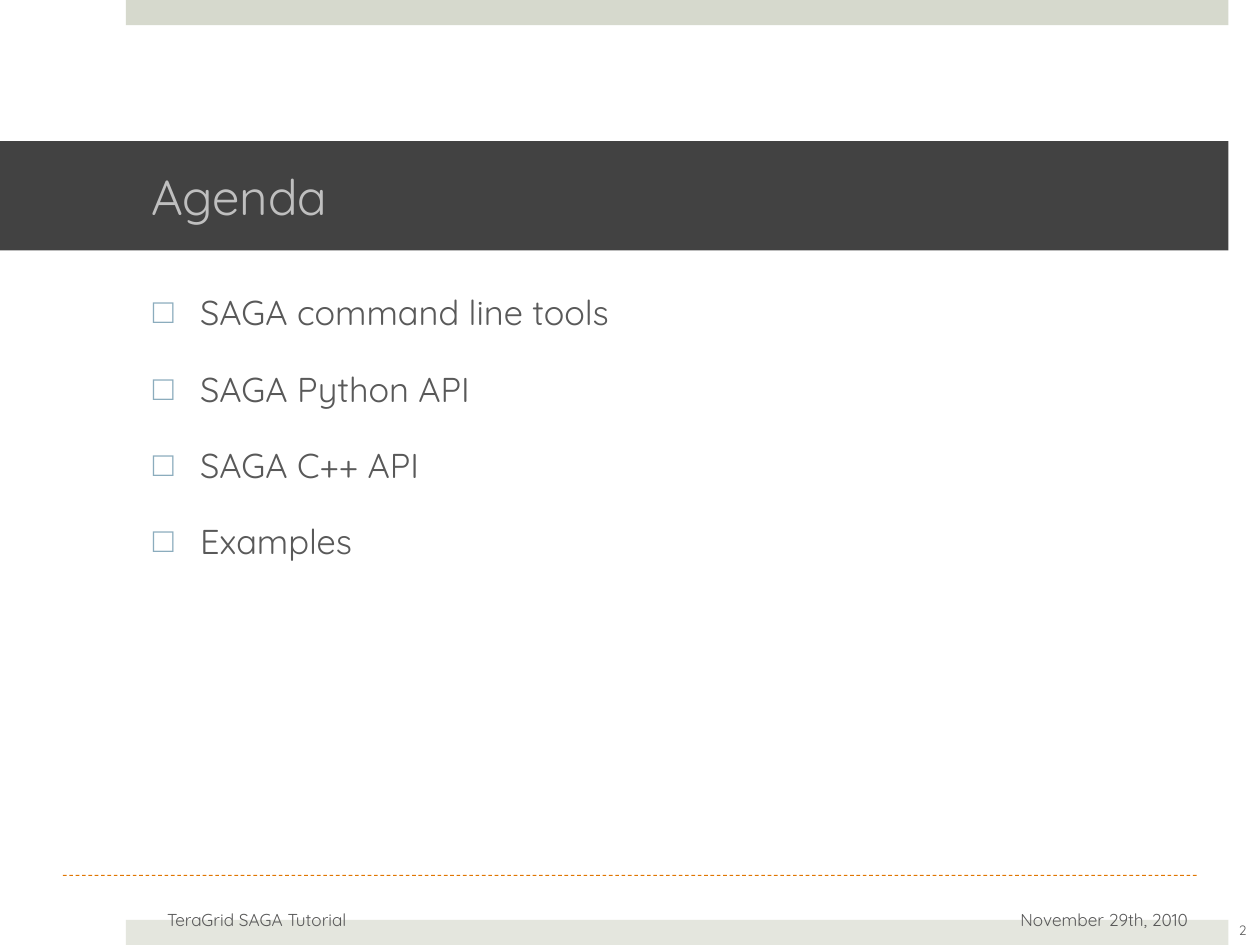
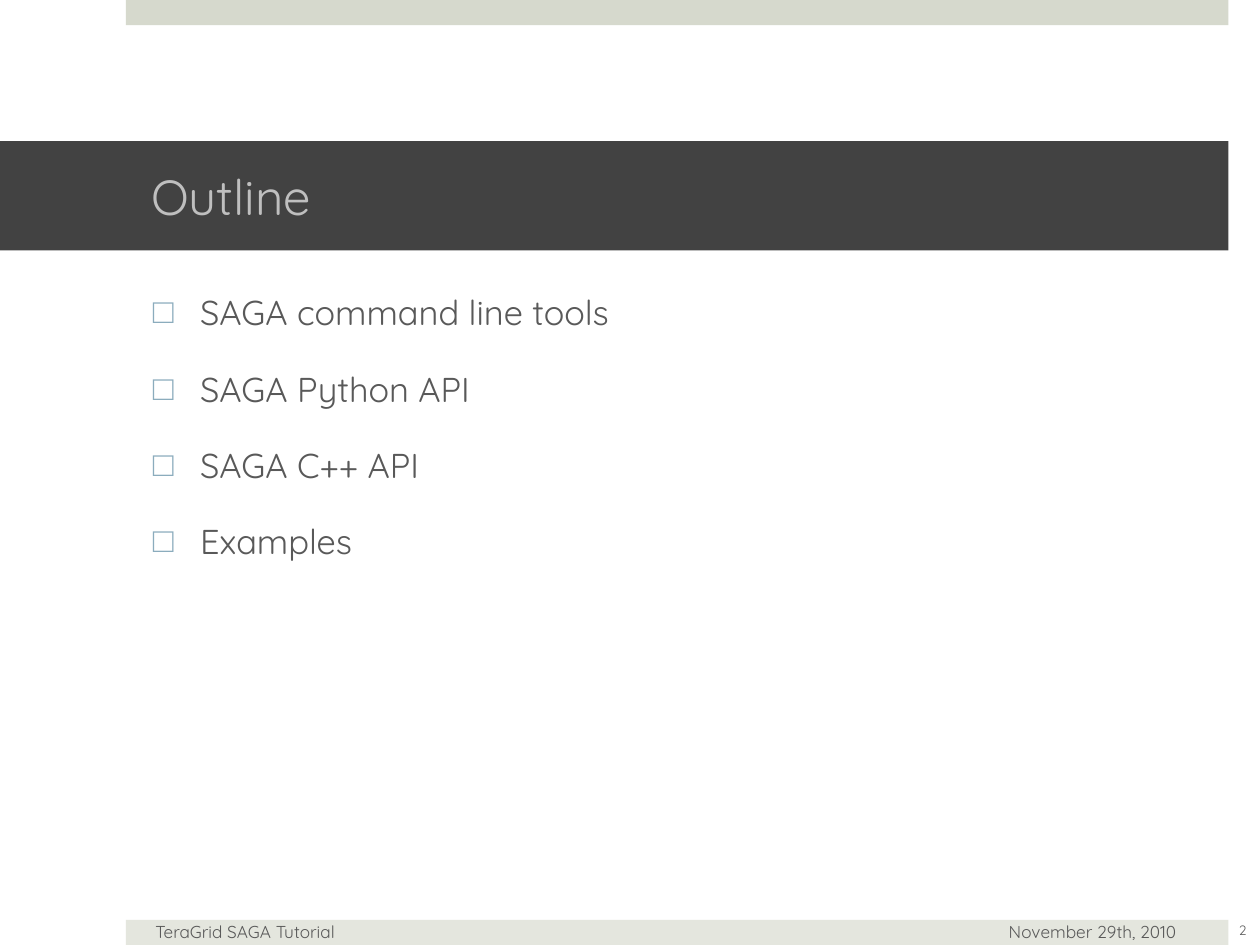
Before and after one commit to saga-project/saga-cpp-legacy-projects, a slide deck: slide 2 of tutorial/general_tutorial/SAGA-API-levels.pptx. Drawn at 1260x945 pixels with LibreOffice and Linux fonts; fonts in the diff are those of the drawing; background and template pictures are left out. Boxes give left, top, right and bottom in pixels: in the first picture for what was removed or moved away, otherwise in the second. Text is boxed around its words. In the diff, an @@ line names an element or a change of style, - is before the commit and + after.

```diff
--- a/tutorial/general_tutorial/SAGA-API-levels.pptx
+++ b/tutorial/general_tutorial/SAGA-API-levels.pptx
@@ title at <box>151,178,311,216</box>: text changed @@
-Agenda
+Outline
@@ line removed from (63, 875) to (1197, 875) @@
@@ text "TeraGrid SAGA Tutorial": place and size @@
-text "TeraGrid SAGA Tutorial" at <box>167,913,347,926</box>
+text "TeraGrid SAGA Tutorial" at <box>155,925,335,938</box>
@@ text "November 29th, 2010": place and size @@
-text "November 29th, 2010" at <box>1020,913,1188,928</box>
+text "November 29th, 2010" at <box>1009,925,1176,940</box>
```
Also in this commit, not shown: 24 other slides changed, 1 slide added, 2 slides removed.
